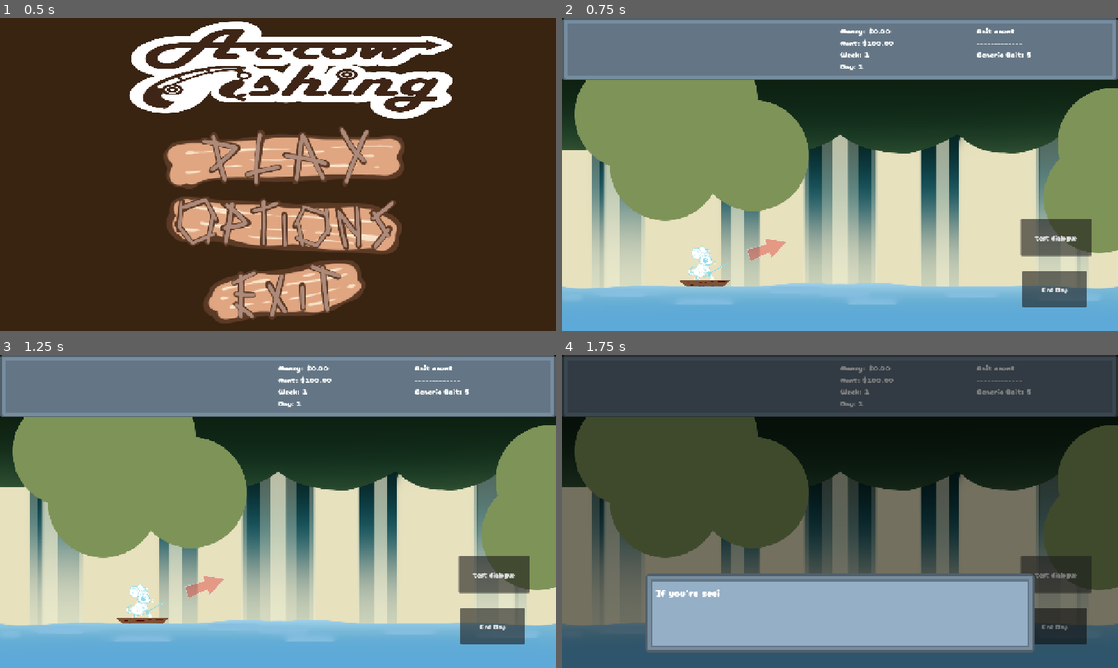
Above: before the commit, frames 1-4 (two rows, left to right).
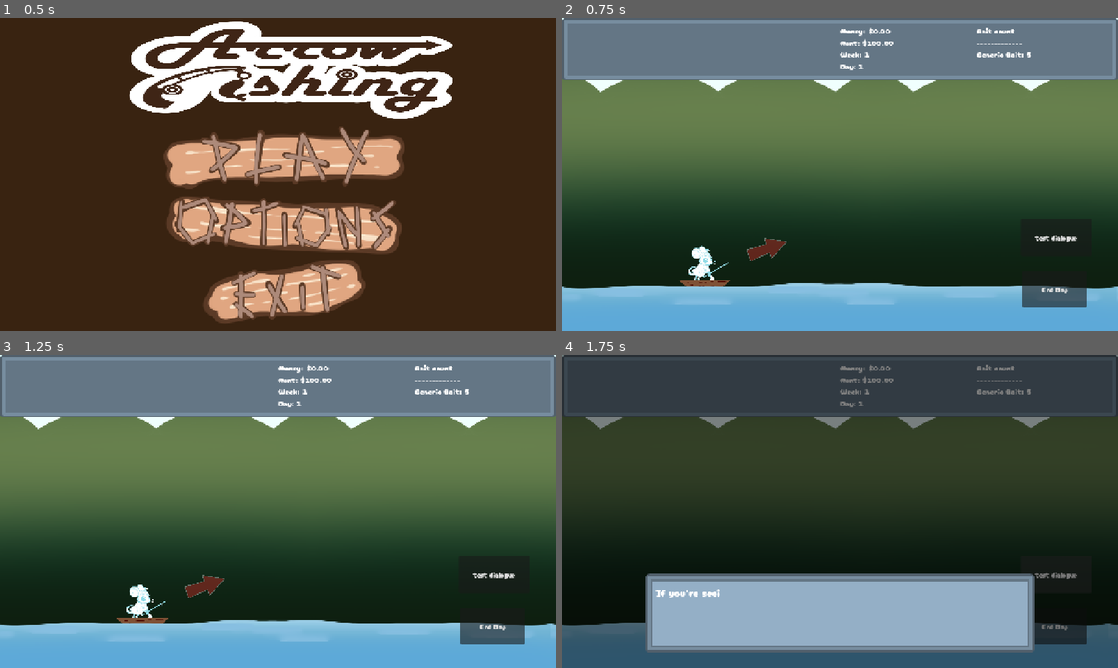
Above: after the commit, the same moments.

Repository: Meoah/Team-Awesome
Game: Godot game, scene res://scenes/default.tscn
Two runs of this game, one before a commit and one after it. Both use one fixed random seed, a clock stepped at 60 frames per second and the inputs below. Sound files missing from this copy of the repository are replaced by a short silence.
Inputs (mouse positions are in pixels of both pictures, inside the frame that each line leads up to):
- Up to frame 1 (0.5 s): no input
- Up to frame 2 (0.75 s): click (845, 158) at 0.5 s
- Up to frame 3 (1.25 s): no input
- Up to frame 4 (1.75 s): click "test dialogue" at 1.25 s

Frame 1 is identical in both runs. In frame 2, 61% of the frame differs, in the area x 0-100%, y 0-87%; in frame 3, 61%, in the area x 0-100%, y 0-92%; in frame 4, 41%.

Commit message:
Parallax backgrounds introduces to night and day.

Diff:
--- a/scenes/game/daytime_main.tscn
+++ b/scenes/game/daytime_main.tscn
@@ -1,15 +1,25 @@
-[gd_scene load_steps=18 format=3 uid="uid://4wis367byvft"]
+[gd_scene load_steps=19 format=3 uid="uid://4wis367byvft"]
 
 [ext_resource type="Script" uid="uid://n3jjvqnan6hy" path="res://scripts/game/daytime_main.gd" id="1_2jsv6"]
 [ext_resource type="PackedScene" uid="uid://c4g7xtu4dc0po" path="res://scenes/actors/main_character.tscn" id="1_oxlu7"]
 [ext_resource type="AudioStream" uid="uid://e1cxs7j2ew6u" path="res://assets/audio/bgm/dump/waiting_for_bite.wav" id="2_3kam8"]
 [ext_resource type="PackedScene" uid="uid://8rtag1fl3an4" path="res://scenes/actors/bobber.tscn" id="3_6j7wl"]
-[ext_resource type="Texture2D" uid="uid://diefr1j4j4pji" path="res://assets/textures/background/FishingBGFiller.png" id="3_nw5db"]
+[ext_resource type="Texture2D" uid="uid://da5g8qjy0q6u8" path="res://assets/textures/background/daytime_background_bottom.png" id="4_qc6n8"]
 [ext_resource type="Texture2D" uid="uid://8v7i2pn3jxgb" path="res://assets/textures/background/Placeholder_Water.png" id="5_8rhjh"]
+[ext_resource type="Texture2D" uid="uid://b2ujo6wxupnp0" path="res://assets/textures/background/daytime_background_top.png" id="5_sd21a"]
+[ext_resource type="Script" uid="uid://kbal7ers7gbb" path="res://scripts/game/camera/day_cam.gd" id="8_3kam8"]
 [ext_resource type="Texture2D" uid="uid://gm82txfpgbpv" path="res://assets/textures/vfx/FISH/Fish 01.png" id="9_3kam8"]
 [ext_resource type="PackedScene" uid="uid://cjoxd6e64nw52" path="res://scenes/ui/hud_placeholder.tscn" id="10_3kam8"]
 [ext_resource type="Texture2D" uid="uid://q3uv13ote634" path="res://assets/textures/vfx/FISH/Fish 02.png" id="10_nw8sa"]
 [ext_resource type="PackedScene" uid="uid://buum3xnaqnv5x" path="res://scenes/game/game_over.tscn" id="10_qc6n8"]
+
+[sub_resource type="PhysicsMaterial" id="PhysicsMaterial_ovom5"]
+
+[sub_resource type="RectangleShape2D" id="RectangleShape2D_ovom5"]
+size = Vector2(50, 720)
+
+[sub_resource type="RectangleShape2D" id="RectangleShape2D_3kam8"]
+size = Vector2(50, 720)
 
 [sub_resource type="Animation" id="Animation_qc6n8"]
 resource_name = "FISH!"
@@ -75,7 +85,7 @@
 "times": PackedFloat32Array(0),
 "transitions": PackedFloat32Array(1),
 "update": 0,
-"values": [Vector2(200, -200)]
+"values": [Vector2(-200, -200)]
 }
 tracks/1/type = "value"
 tracks/1/imported = false
@@ -87,7 +97,7 @@
 "times": PackedFloat32Array(0),
 "transitions": PackedFloat32Array(1),
 "update": 0,
-"values": [Vector2(200, -200)]
+"values": [Vector2(-200, -200)]
 }
 tracks/2/type = "value"
 tracks/2/imported = false
@@ -108,17 +118,6 @@
 &"RESET": SubResource("Animation_sd21a")
 }
 
-[sub_resource type="RectangleShape2D" id="RectangleShape2D_6j7wl"]
-size = Vector2(1280, 89)
-
-[sub_resource type="PhysicsMaterial" id="PhysicsMaterial_ovom5"]
-
-[sub_resource type="RectangleShape2D" id="RectangleShape2D_ovom5"]
-size = Vector2(50, 720)
-
-[sub_resource type="RectangleShape2D" id="RectangleShape2D_3kam8"]
-size = Vector2(50, 720)
-
 [node name="DaytimeMain" type="Control" node_paths=PackedStringArray("jeremy_node")]
 layout_mode = 3
 anchors_preset = 0
@@ -127,14 +126,50 @@
 jeremy_node = NodePath("Jeremy")
 bobber_scene = ExtResource("3_6j7wl")
 
-[node name="Background" type="Sprite2D" parent="."]
-position = Vector2(640, 360)
-texture = ExtResource("3_nw5db")
+[node name="BackgroundBottom" type="Parallax2D" parent="."]
+scroll_scale = Vector2(0.75, 0.75)
+repeat_size = Vector2(720, 0)
+repeat_times = 1000
+
+[node name="Sprite2D" type="Sprite2D" parent="BackgroundBottom"]
+position = Vector2(0, -560)
+texture = ExtResource("4_qc6n8")
+centered = false
+
+[node name="Sprite2D2" type="Sprite2D" parent="BackgroundBottom"]
+position = Vector2(0, -1280)
+texture = ExtResource("5_sd21a")
+centered = false
+
+[node name="BackgroundTop" type="Parallax2D" parent="."]
+
+[node name="BackgroundClouds" type="Parallax2D" parent="."]
 
 [node name="Jeremy" parent="." instance=ExtResource("1_oxlu7")]
 position = Vector2(329.00003, 583)
 scale = Vector2(0.15348448, 0.15348448)
 
+[node name="Boundaries" type="StaticBody2D" parent="."]
+collision_layer = 2
+physics_material_override = SubResource("PhysicsMaterial_ovom5")
+
+[node name="LeftCollision" type="CollisionShape2D" parent="Boundaries"]
+position = Vector2(-25, 360)
+shape = SubResource("RectangleShape2D_ovom5")
+
+[node name="RightCollision" type="CollisionShape2D" parent="Boundaries"]
+position = Vector2(640, 360)
+shape = SubResource("RectangleShape2D_3kam8")
+
+[node name="Water" type="Parallax2D" parent="."]
+repeat_size = Vector2(1280, 0)
+autoscroll = Vector2(-20, 0)
+repeat_times = 1000
+
+[node name="Sprite2D" type="Sprite2D" parent="Water"]
+texture = ExtResource("5_8rhjh")
+centered = false
+
 [node name="FISH" type="AnimationPlayer" parent="."]
 libraries = {
 &"": SubResource("AnimationLibrary_i6nw5")
@@ -142,46 +177,25 @@
 movie_quit_on_finish = true
 
 [node name="FISH 01" type="Sprite2D" parent="FISH"]
-position = Vector2(200, -200)
+position = Vector2(-200, -200)
 scale = Vector2(3, 3)
 texture = ExtResource("9_3kam8")
 
 [node name="FISH 02" type="Sprite2D" parent="FISH"]
 modulate = Color(1, 1, 1, 0)
-position = Vector2(200, -200)
+position = Vector2(-200, -200)
 scale = Vector2(3, 3)
 texture = ExtResource("10_nw8sa")
 
-[node name="Water" type="Area2D" parent="."]
-position = Vector2(640, 360)
-
-[node name="CollisionShape2D" type="CollisionShape2D" parent="Water"]
-visible = false
-position = Vector2(-0.875, 292.5)
-shape = SubResource("RectangleShape2D_6j7wl")
-
-[node name="Sprite2D" type="Sprite2D" parent="Water"]
-texture = ExtResource("5_8rhjh")
-
-[node name="Boundaries" type="StaticBody2D" parent="."]
-collision_layer = 2
-physics_material_override = SubResource("PhysicsMaterial_ovom5")
-
-[node name="LeftCollision" type="CollisionShape2D" parent="Boundaries"]
-position = Vector2(-25, 360)
-shape = SubResource("RectangleShape2D_ovom5")
-
-[node name="RightCollision" type="CollisionShape2D" parent="Boundaries"]
-position = Vector2(640, 360)
-shape = SubResource("RectangleShape2D_3kam8")
-
-[node name="Camera2D" type="Camera2D" parent="."]
+[node name="DayCam" type="Camera2D" parent="." node_paths=PackedStringArray("player")]
 position = Vector2(640, 360)
 limit_left = 0
-limit_top = 0
-limit_right = 1280
 limit_bottom = 720
 position_smoothing_enabled = true
+drag_horizontal_enabled = true
+drag_vertical_enabled = true
+script = ExtResource("8_3kam8")
+player = NodePath("../Jeremy")
 
 [node name="CanvasLayer" type="CanvasLayer" parent="."]
 layer = 0
--- a/scenes/game/nighttime_main.tscn
+++ b/scenes/game/nighttime_main.tscn
@@ -2,17 +2,17 @@
 
 [ext_resource type="FontFile" uid="uid://ciwjf56aydm2a" path="res://assets/fonts/CherryBombOne-Regular.ttf" id="1_1pk0j"]
 [ext_resource type="Script" uid="uid://d4fc18nb3y6m5" path="res://scripts/game/nighttime_main.gd" id="1_53syt"]
-[ext_resource type="Texture2D" uid="uid://coivg44ivnbvf" path="res://assets/textures/ui/Filler_Shop_BG2.png" id="2_pdcg8"]
 [ext_resource type="PackedScene" uid="uid://c4g7xtu4dc0po" path="res://scenes/actors/main_character.tscn" id="2_s2grh"]
 [ext_resource type="AudioStream" uid="uid://c8152424wtrat" path="res://assets/audio/bgm/dump/waiting_for_night.wav" id="3_7dbdj"]
 [ext_resource type="Texture2D" uid="uid://cbhtfna6mhxm6" path="res://assets/textures/ui/panel_brown_damaged_dark.png" id="3_i5ojq"]
+[ext_resource type="Texture2D" uid="uid://dgmii41agwhfu" path="res://assets/textures/background/nighttime_background.png" id="4_7dbdj"]
 [ext_resource type="Texture2D" uid="uid://i3smng8yxpbe" path="res://assets/textures/debug/blue-house-md.png" id="4_y133y"]
 [ext_resource type="Texture2D" uid="uid://p0x3tf6qd2yx" path="res://assets/textures/debug/bassprofishing.png" id="5_11rnk"]
 [ext_resource type="Texture2D" uid="uid://da0at2yyqtmkh" path="res://assets/textures/debug/Peter's_Fishing_Store.png" id="6_yb8jp"]
 [ext_resource type="Texture2D" uid="uid://emps5yrliobm" path="res://assets/textures/debug/My_Event061_Tarrot_Showcase.webp" id="7_1pk0j"]
 [ext_resource type="PackedScene" uid="uid://buum3xnaqnv5x" path="res://scenes/game/game_over.tscn" id="7_pk35q"]
 [ext_resource type="Texture2D" uid="uid://o4rx0t814322" path="res://assets/textures/debug/Stanley_bucket.webp" id="8_7dbdj"]
-[ext_resource type="Script" uid="uid://bfuyuw7kfy23" path="res://scripts/game/camera/camera_follow.gd" id="9_kpww7"]
+[ext_resource type="Script" uid="uid://bfuyuw7kfy23" path="res://scripts/game/camera/night_cam.gd" id="9_kpww7"]
 [ext_resource type="PackedScene" uid="uid://cjoxd6e64nw52" path="res://scenes/ui/hud_placeholder.tscn" id="12_yb8jp"]
 
 [sub_resource type="Theme" id="Theme_7dbdj"]
@@ -65,16 +65,24 @@
 house_label = NodePath("House/Label")
 scavange_label = NodePath("Scavange")
 
-[node name="BackgroundTexture" type="Sprite2D" parent="."]
+[node name="Background" type="Parallax2D" parent="."]
+scroll_scale = Vector2(0.5, 0.5)
+repeat_size = Vector2(1280, 0)
+repeat_times = 4
+
+[node name="BackgroundTexture" type="Sprite2D" parent="Background"]
 modulate = Color(0.46618086, 0.4661808, 0.4661808, 1)
-position = Vector2(1280, 357)
-scale = Vector2(2, 1)
-texture = ExtResource("2_pdcg8")
-
-[node name="GroundTexture" type="Sprite2D" parent="."]
-position = Vector2(67, 698)
-scale = Vector2(300, 1)
+texture = ExtResource("4_7dbdj")
+centered = false
+
+[node name="Floor" type="Parallax2D" parent="."]
+repeat_size = Vector2(128, 0)
+repeat_times = 1000
+
+[node name="GroundTexture" type="Sprite2D" parent="Floor"]
+position = Vector2(0, 630)
 texture = ExtResource("3_i5ojq")
+centered = false
 
 [node name="House" type="Area2D" parent="."]
 position = Vector2(167, 490)
Binary file removed: assets/textures/background/FishingBGFiller.png
Binary file added: assets/textures/background/daytime_background_bottom.png
Not shown, added: assets/textures/background/daytime_background_bottom.png.import
Binary file added: assets/textures/background/daytime_background_top.png
Not shown, added: assets/textures/background/daytime_background_top.png.import
Binary file added: assets/textures/background/nighttime_background.png
Not shown, changed: assets/textures/background/nighttime_background.png.import
